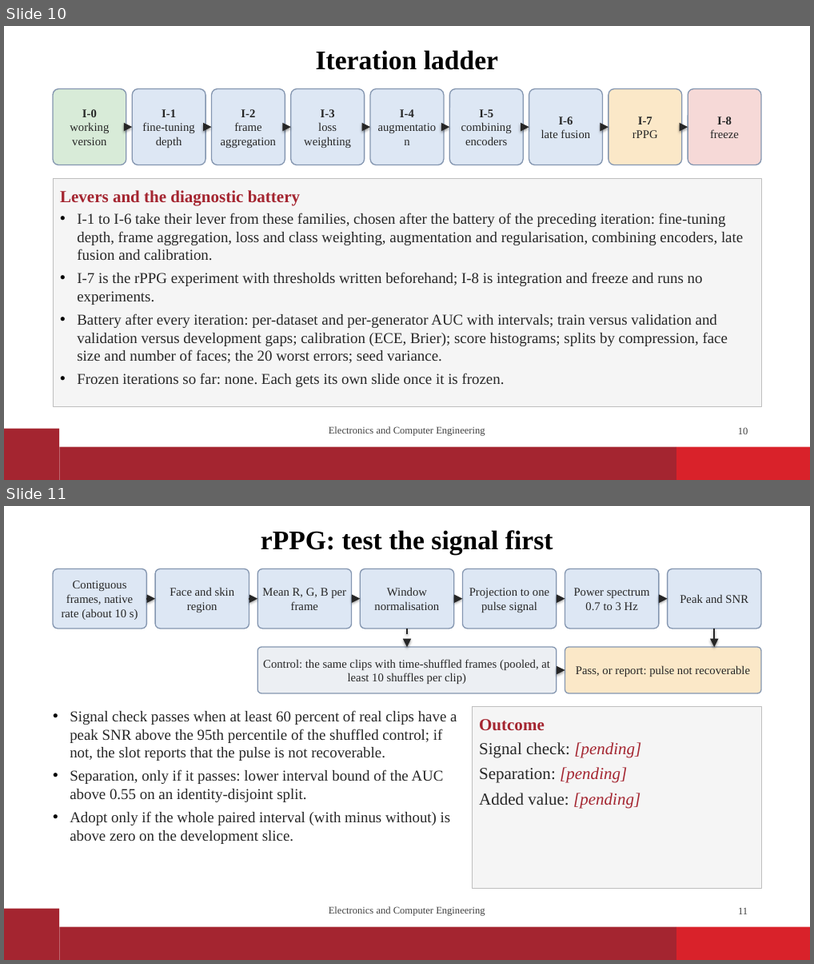
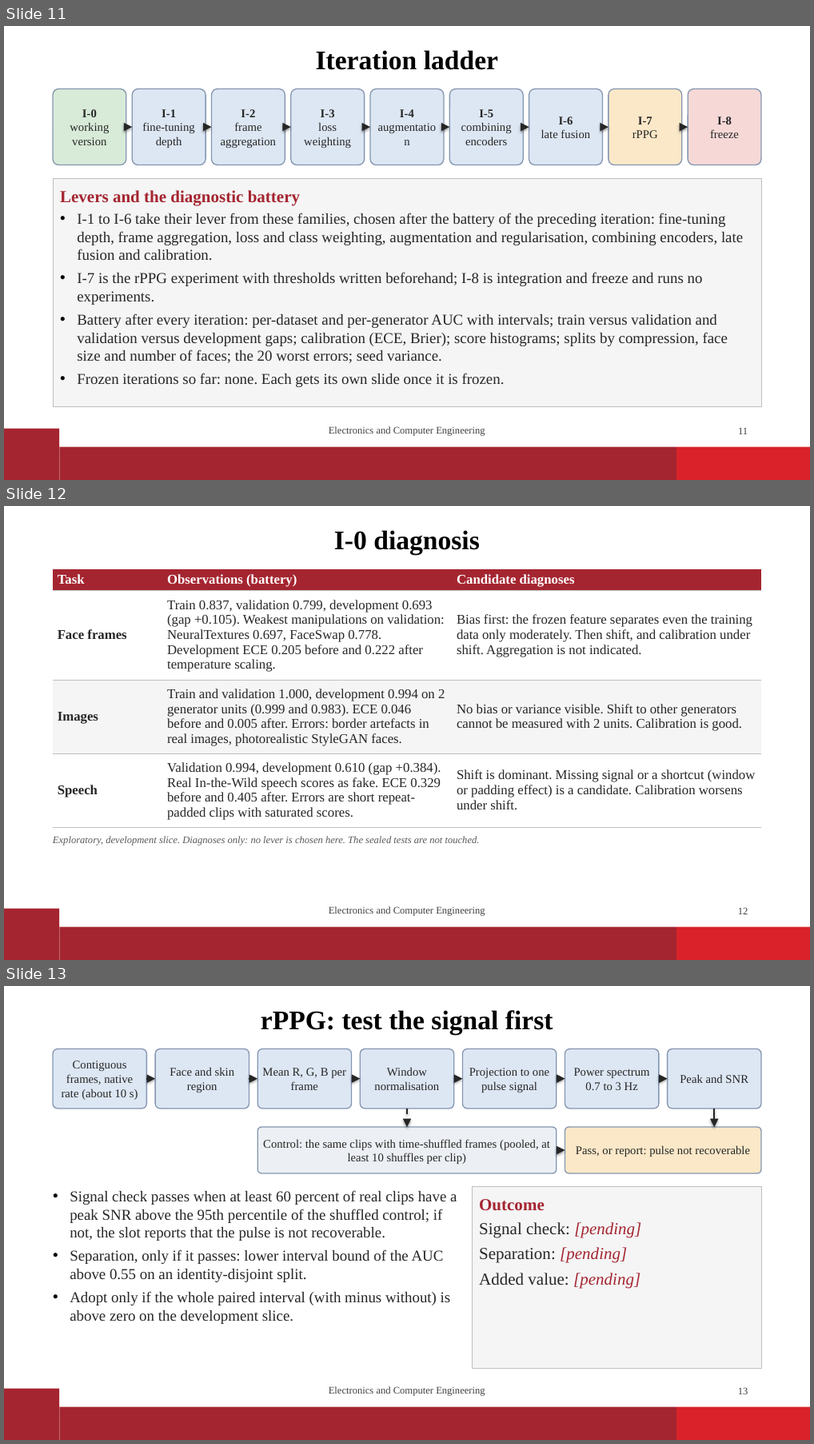
Before and after one commit to vaibhavshiroorkar/deepfake-detection, a slide deck: slides/DeepFake_Detection_Presentation.pptx. Shown one above the other, each under a label of ours: slides 10 and 11 before the commit, slides 11, 12 and 13 after it. The pictures are 814x964 and 814x1444 pixels, drawn with LibreOffice and Linux fonts; fonts in the diff are those of the drawing; background and template pictures are left out. Boxes give left, top, right and bottom in pixels: in the first picture for what was removed or moved away, otherwise in the second. Text is boxed around its words. In the diff, an @@ line names an element or a change of style, - is before the commit and + after.

```diff
--- a/slides/DeepFake_Detection_Presentation.pptx
+++ b/slides/DeepFake_Detection_Presentation.pptx
@@ slide 12 added at (4, 506, 810, 960), background #FFFFFF; not listed: 3 template elements that a slide beside it also shows @@
@@ title added at (334, 530, 480, 554), 32 pt, text #000000, bold @@
+I-0 diagnosis
@@ table added at (53, 569, 762, 828), 4 rows, 3 columns @@
+Task | Observations (battery) | Candidate diagnoses
+Face frames | Train 0.837, validation 0.799, development 0.693 (gap +0.105). Weakest manipulations on validation: NeuralTextures 0.697, FaceSwap 0.778. Development ECE 0.205 before and 0.222 after temperature scaling. | Bias first: the frozen feature separates even the training data only moderately. Then shift, and calibration under shift. Aggregation is not indicated.
+Images | Train and validation 1.000, development 0.994 on 2 generator units (0.999 and 0.983). ECE 0.046 before and 0.005 after. Errors: border artefacts in real images, photorealistic StyleGAN faces. | No bias or variance visible. Shift to other generators cannot be measured with 2 units. Calibration is good.
+Speech | Validation 0.994, development 0.610 (gap +0.384). Real In-the-Wild speech scores as fake. ECE 0.329 before and 0.405 after. Errors are short repeat-padded clips with saturated scores. | Shift is dominant. Missing signal or a shortcut (window or padding effect) is a candidate. Calibration worsens under shift.
@@ text added at (53, 836, 480, 845), 12 pt, text #595959, italic @@
+Exploratory, development slice. Diagnoses only: no lever is chosen here. The sealed tests are not touched.
@@ text added at (329, 906, 485, 916), 12 pt, text #3F3F3F @@
+Electronics and Computer Engineering
@@ page number added at (738, 907, 749, 914), 12 pt, text #3F3F3F @@
+12
@@ what was slide 10 is now slide 11 @@
@@ page number at (738, 428, 748, 434): text changed @@
-10
+11
@@ what was slide 11 is now slide 13 @@
@@ page number at (738, 1387, 749, 1394): text changed @@
-11
+13
```
Also in this commit, not shown: 7 slides changed, 8 other slides added, 1 slide removed, 11 other files.
